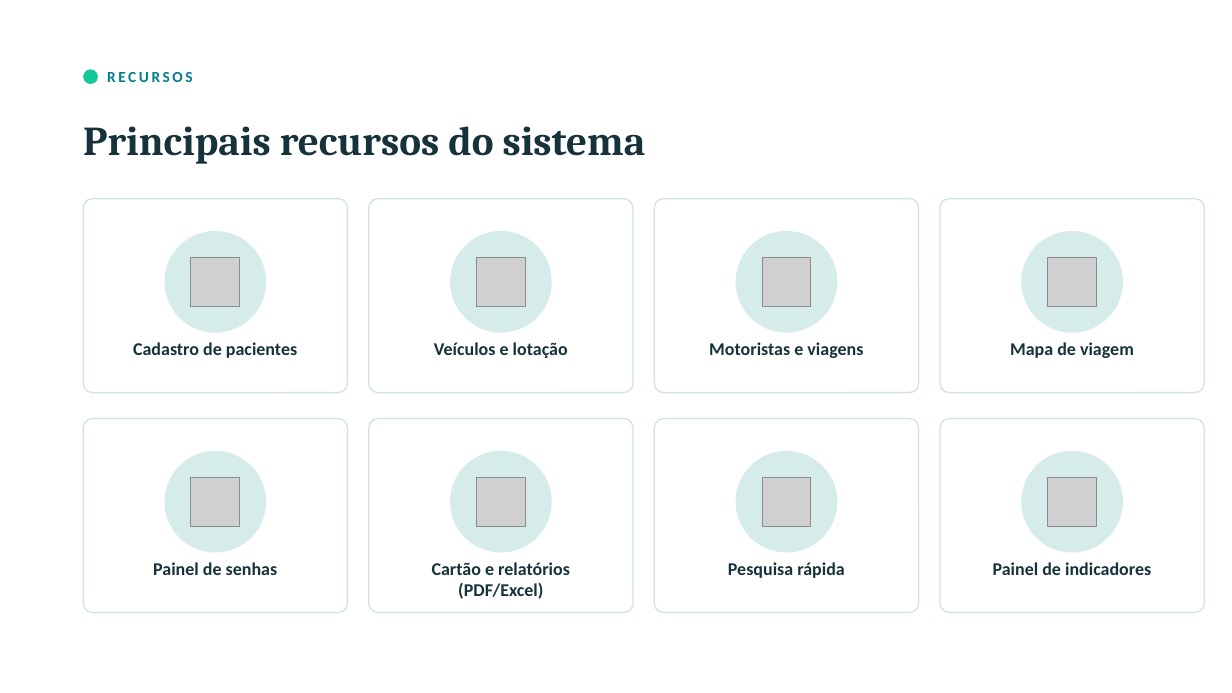
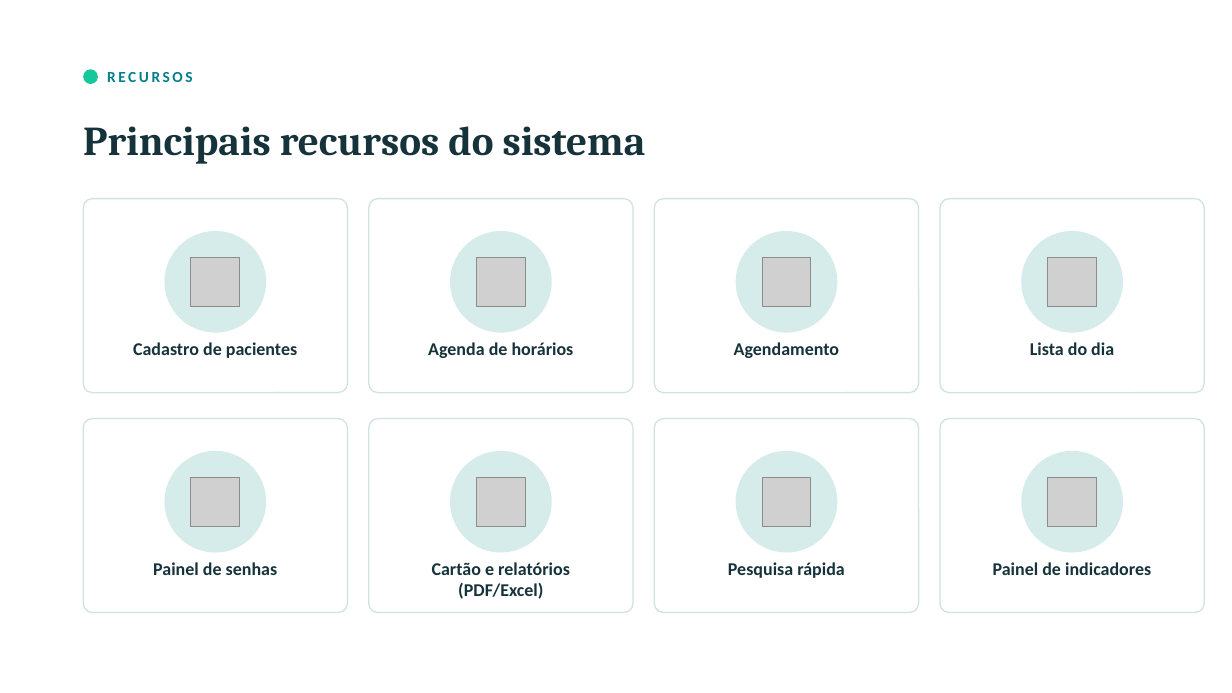
Before and after one commit to juninhojet-source/Jet_Python, a slide deck: slide 6 of docs/SIGTRANS_Saude_Apresentacao.pptx. Drawn at 1232x693 pixels with LibreOffice and Linux fonts; fonts in the diff are those of the drawing; grey boxes stand for pictures. Boxes give left, top, right and bottom in pixels: in the first picture for what was removed or moved away, otherwise in the second. Text is boxed around its words. In the diff, an @@ line names an element or a change of style, - is before the commit and + after.

```diff
--- a/docs/SIGTRANS_Saude_Apresentacao.pptx
+++ b/docs/SIGTRANS_Saude_Apresentacao.pptx
@@ text at [428, 342, 574, 358]: text changed @@
-Veículos e lotação
+Agenda de horários
@@ text at [734, 342, 839, 358]: text changed @@
-Motoristas e viagens
+Agendamento
@@ text at [1030, 342, 1114, 355]: text changed @@
-Mapa de viagem
+Lista do dia
```
Also in this commit, not shown: 5 other slides changed, 2 other files.
